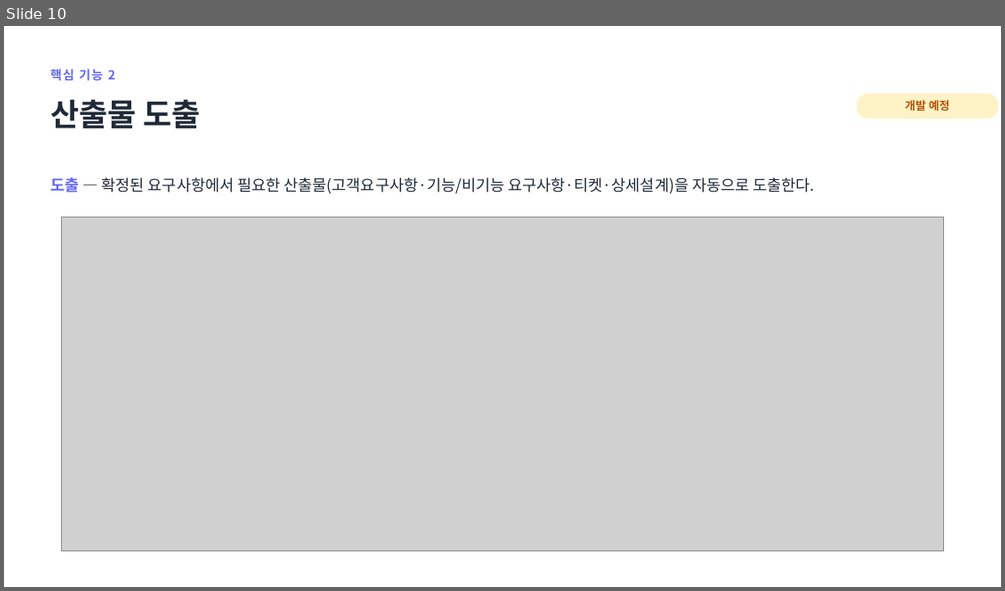
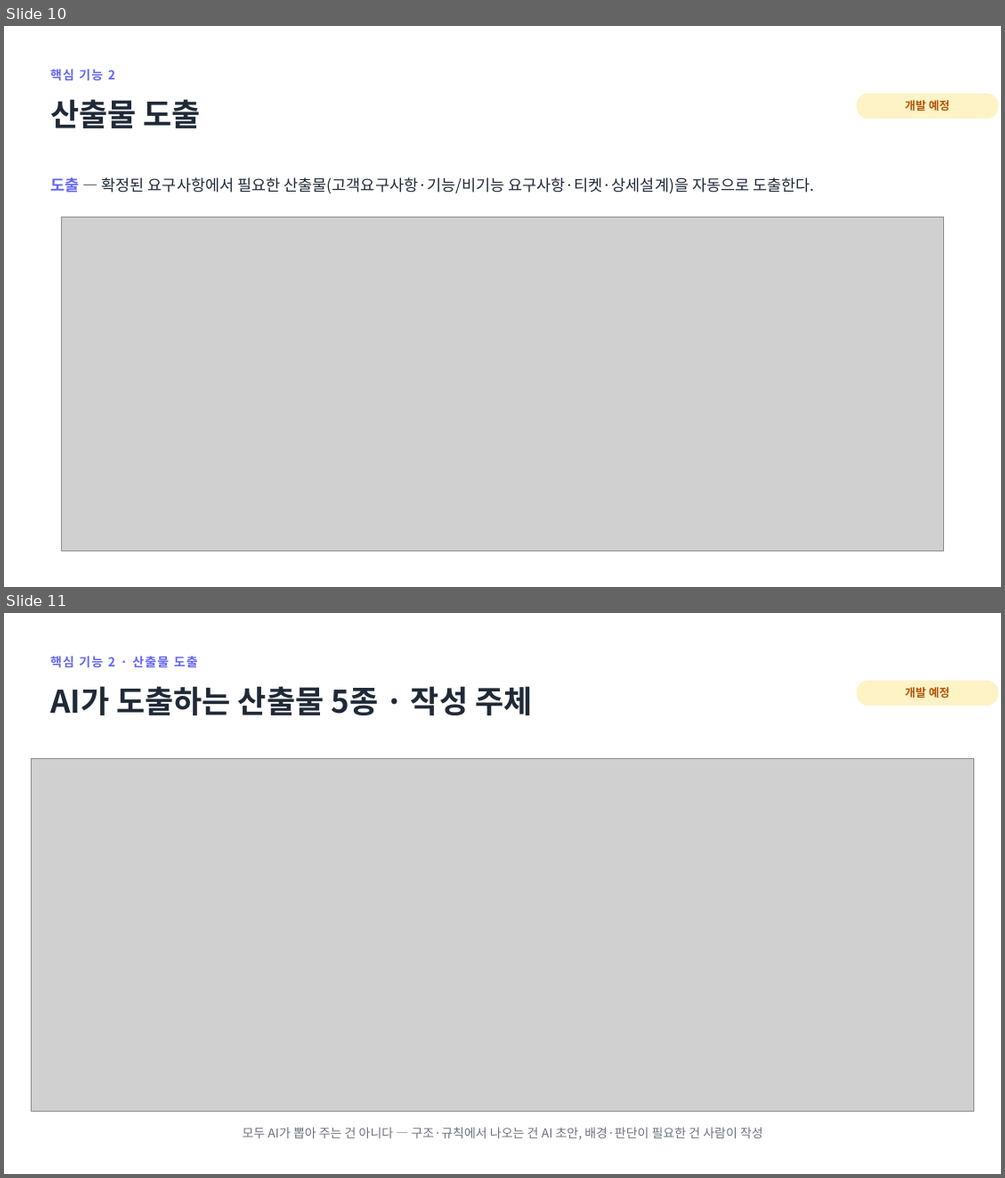
Before and after one commit to jihunhan98/semes-superrookie, a slide deck: docs/진행공유_요구사항자동화.pptx. Shown one above the other, each under a label of ours: slide 10 before the commit, slides 10 and 11 after it. The pictures are 1005x591 and 1005x1178 pixels, drawn with LibreOffice and Linux fonts; fonts in the diff are those of the drawing; grey boxes stand for pictures. Boxes give left, top, right and bottom in pixels: in the first picture for what was removed or moved away, otherwise in the second. Text is boxed around its words. In the diff, an @@ line names an element or a change of style, - is before the commit and + after.

```diff
--- a/docs/진행공유_요구사항자동화.pptx
+++ b/docs/진행공유_요구사항자동화.pptx
@@ slide 11 added at [4,613,1001,1174], background #FFFFFF @@
@@ text added at [50,656,198,667], 12 pt, text #6366F1, bold @@
+핵심 기능 2 · 산출물 도출
@@ text added at [50,686,532,715], 30 pt, text #1F2937, bold @@
+AI가 도출하는 산출물 5종 · 작성 주체
@@ rounded rectangle added at [857,681,998,706], fill #FEF3C7, 11 pt, text #B45309, bold @@
+개발 예정
@@ picture added at [31,759,973,1111] @@
@@ text added at [243,1127,763,1140], 12 pt, text #6B7280 @@
+모두 AI가 뽑아 주는 건 아니다 — 구조·규칙에서 나오는 건 AI 초안, 배경·판단이 필요한 건 사람이 작성
```
Also in this commit, not shown: 1 other slide added, 1 slide removed, 2 other files.
